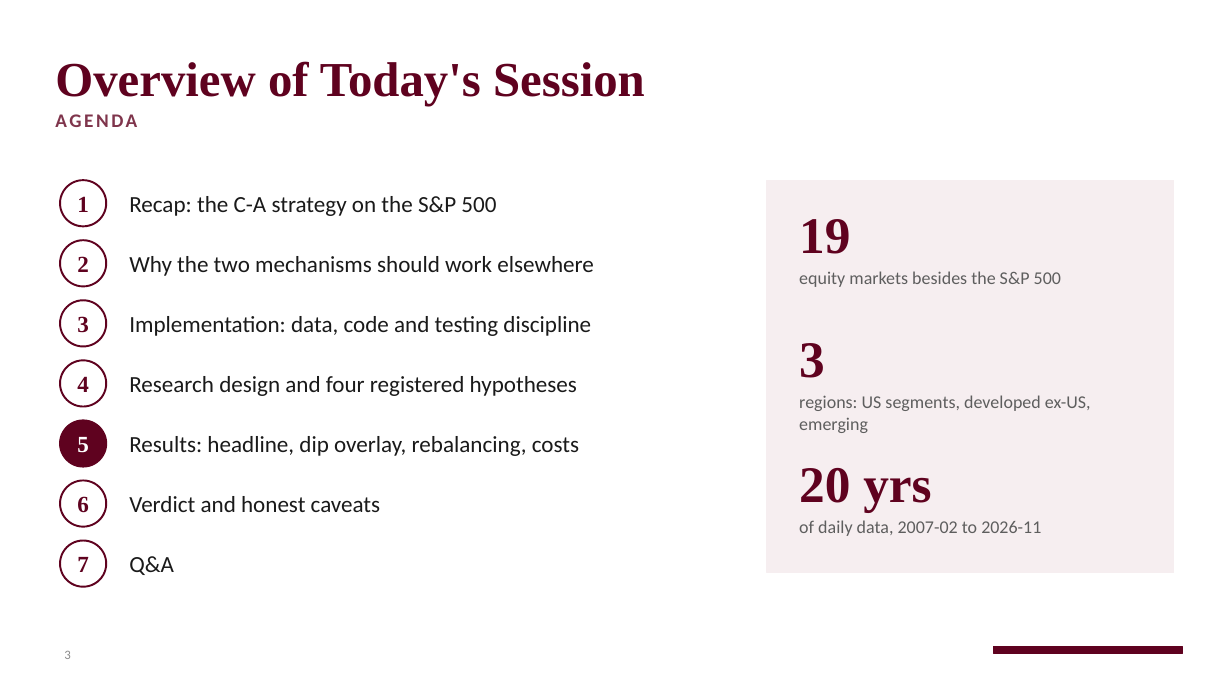
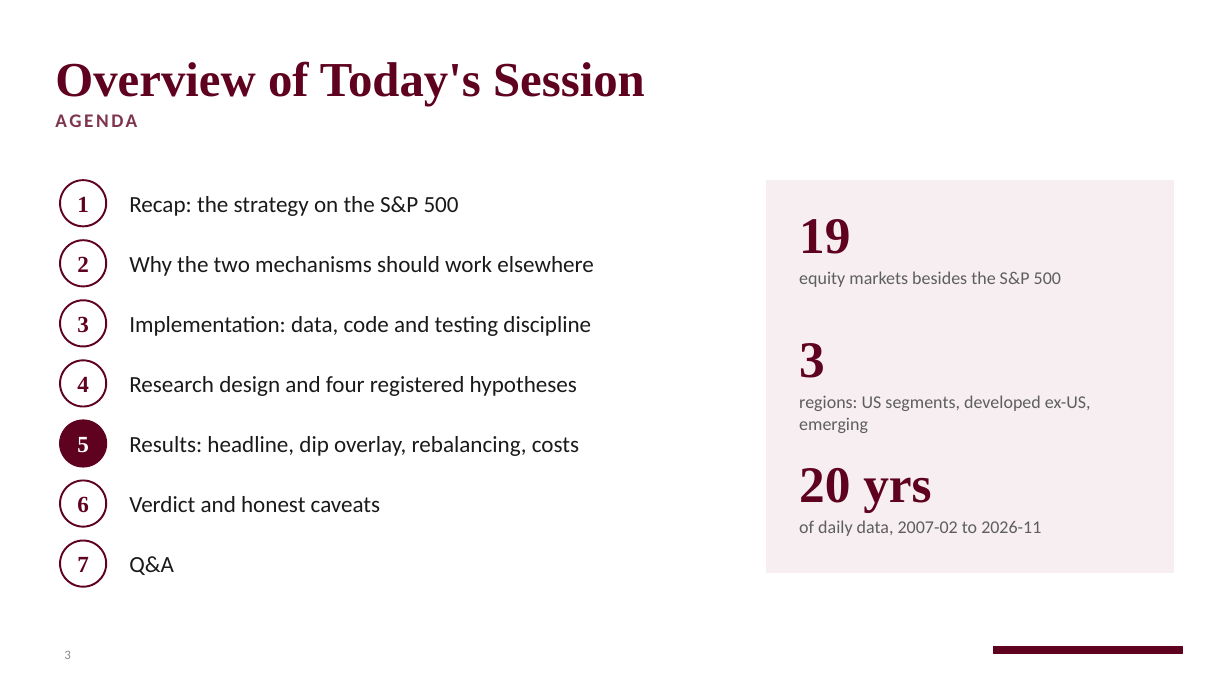
Before and after one commit to RobinHumberg/regime-diversified-mean-reversion, a slide deck: slide 3 of presentation/regime_mr_other_markets.pptx. Drawn at 1232x693 pixels with LibreOffice and Linux fonts; fonts in the diff are those of the drawing; background and template pictures are left out. Boxes give left, top, right and bottom in pixels: in the first picture for what was removed or moved away, otherwise in the second. Text is boxed around its words. In the diff, an @@ line names an element or a change of style, - is before the commit and + after.

```diff
--- a/presentation/regime_mr_other_markets.pptx
+++ b/presentation/regime_mr_other_markets.pptx
@@ text at (129, 196, 459, 216): text changed @@
-Recap: the C-A strategy on the S&P 500
+Recap: the strategy on the S&P 500
```
Also in this commit, not shown: 11 other slides changed, 3 other files.
